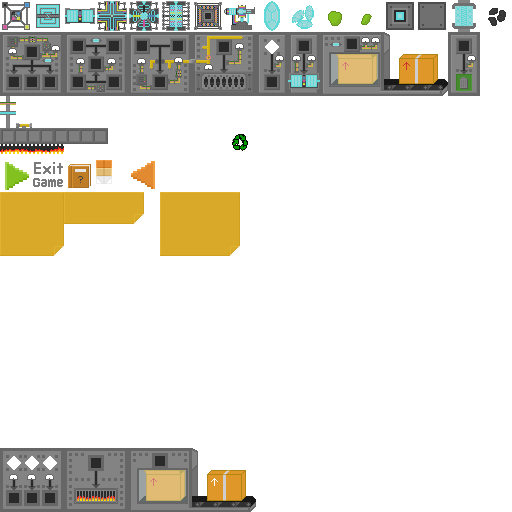
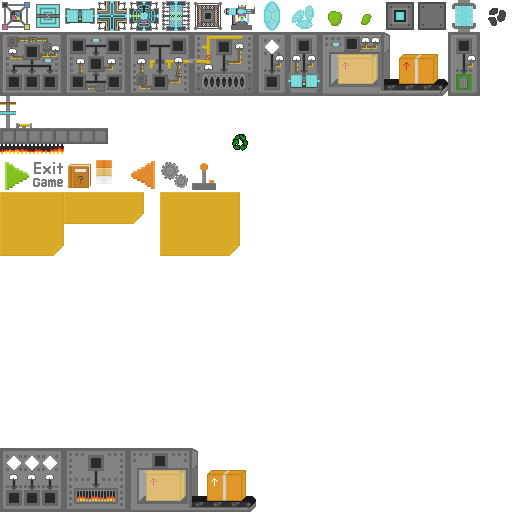
Two versions of the same layered image (w=512, h=512). Layer-by-layer changes:
painted on "textures.png" over [0,8,506,190]
